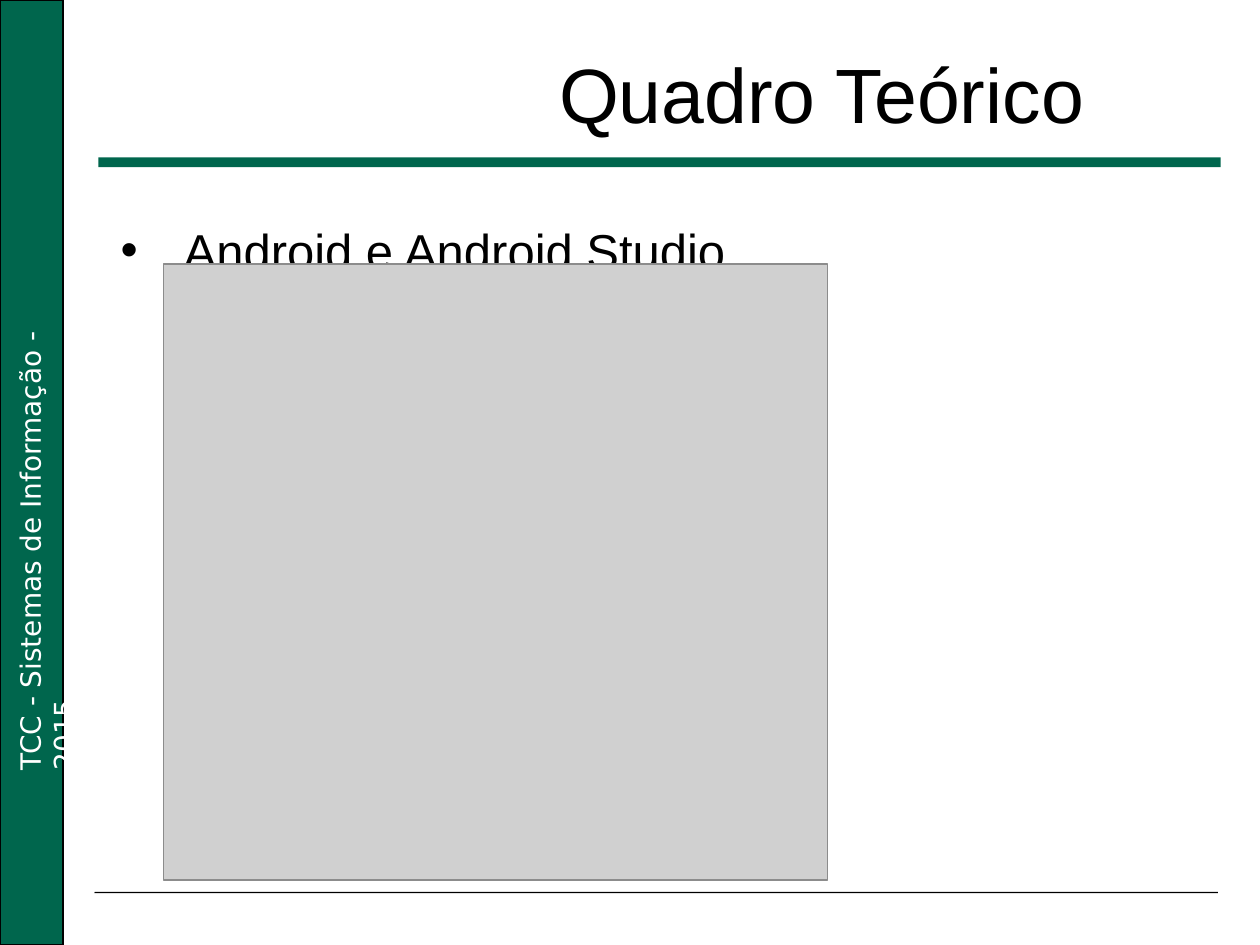
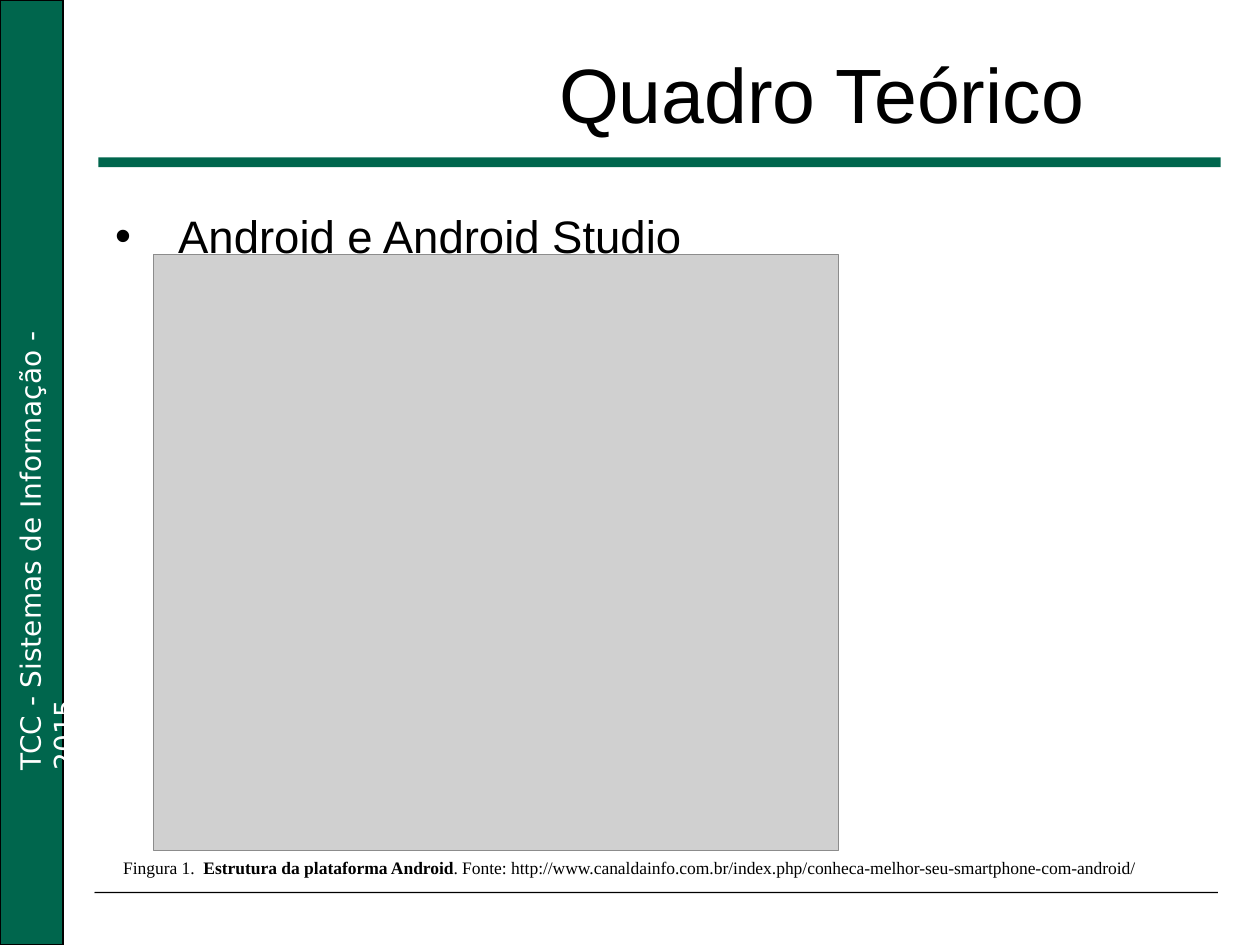
Before and after one commit to diogenesRezende/TCC, a slide deck: slide 7 of Apresentação/Qualificação Android.ppt. Drawn at 1260x945 pixels with LibreOffice and Linux fonts; fonts in the diff are those of the drawing; grey boxes stand for pictures; background and template pictures are left out. Boxes give left, top, right and bottom in pixels: in the first picture for what was removed or moved away, otherwise in the second. Text is boxed around its words. In the diff, an @@ line names an element or a change of style, - is before the commit and + after.

```diff
--- a/Apresentação/Qualificação Android.ppt
+++ b/Apresentação/Qualificação Android.ppt
@@ rectangle "Android e Android Studio" resized from (x1=108, y1=185, x2=1206, y2=881) to (x1=103, y1=175, x2=1207, y2=850) @@
@@ rectangle "Android e Android Studio" at (x1=103, y1=175, x2=1207, y2=850): size 28 to 26 pt @@
@@ picture resized from (x1=164, y1=265, x2=828, y2=881) to (x1=154, y1=255, x2=838, y2=850) @@
@@ text added at (x1=123, y1=861, x2=1135, y2=878), 10 pt, text #000000 @@
+Fingura 1. Estrutura da plataforma Android. Fonte: http://www.canaldainfo.com.br/index.php/conheca-melhor-seu-smartphone-com-android/
```
Also in this commit, not shown: 1 other slide changed.
